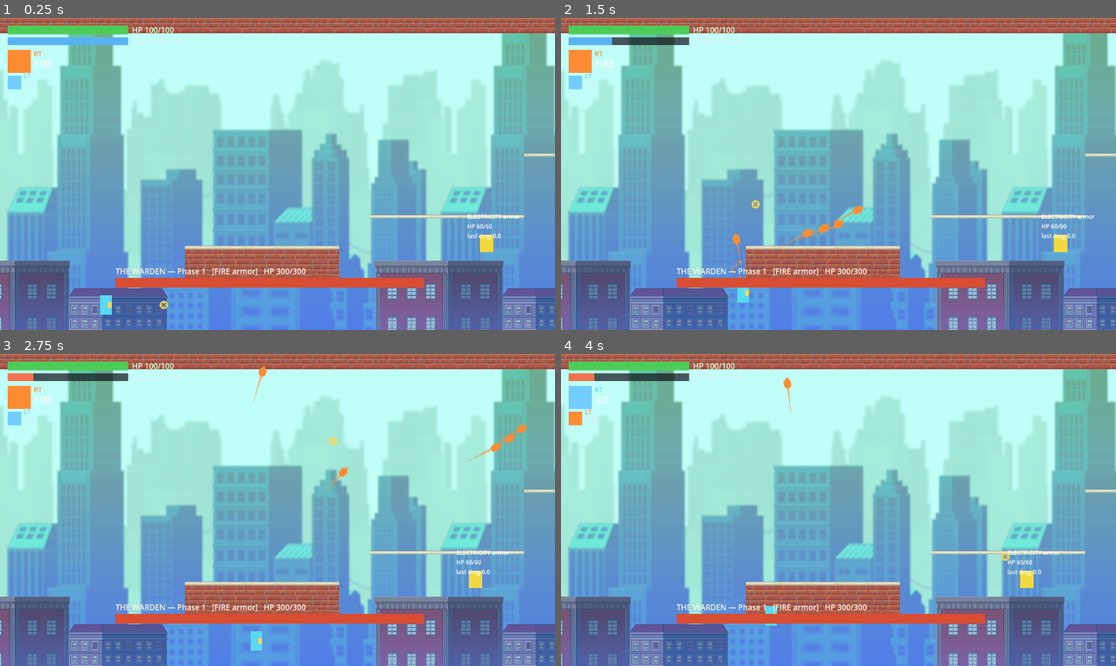
Above: before the commit, frames 1-4 (two rows, left to right).
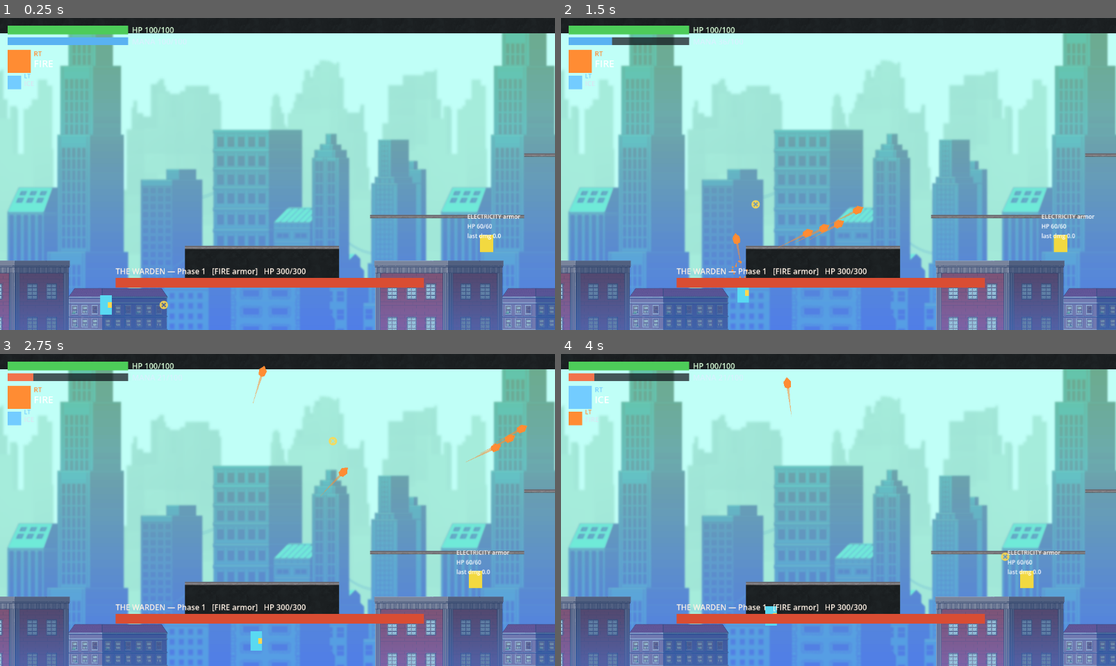
Above: after the commit, the same moments.

Repository: lordiwa/mageRage
Game: Godot game, scene res://levels/sector_02.tscn
The game is run twice, just before and just after one commit, with the same random seed, the same clock (stepped at 60 frames per second) and the same inputs.
Inputs (mouse positions are in pixels of both pictures, inside the frame that each line leads up to):
- Up to frame 1 (0.25 s): no input
- Up to frame 2 (1.5 s): tap Enter at 0.5 s; move the mouse to (960, 158) at 0.52 s; hold D (move_right) 0.53-1.25 s; hold E (cast_primary) 0.53-1.25 s; click (960, 158) at 0.67 s; tap Space (jump) at 0.77 s; drag from (727, 189) to (810, 233) at 1.27 s
- Up to frame 3 (2.75 s): move the mouse to (333, 441) at 2.02 s; hold D (move_right) from 2.03 s (still down); tap Shift (dash) at 2.1 s
- Up to frame 4 (4 s): release D (move_right) at 2.75 s; drag from (810, 572) to (1060, 444) at 2.77 s; move the mouse to (1005, 556) at 3.52 s; hold A (move_left) from 3.53 s (still down); tap 2 (element_2) at 3.6 s; tap Space (jump) at 3.77 s

The runs differ from the first frame. In frame 1, 7.5% of the frame differs, in the area x 0-100%, y 0-84%; in frame 2, 7.5%; in frame 3, 7.5%; in frame 4, 7.5%.

Commit message:
fix(TASK-046): grey/slate solid tiles + plain ceiling slab
Follow-up to the solid-floor fix per review: (A) swap the walkable-surface skin
from the saturated red brick to the COOLER severe-industrial GREY/SLATE set, and
(B) confirm the ceiling underside reads as a plain solid slab (no upward cap).

Re-point the tileset sources to grey/slate (dropping the now-unused red tiles):
  source 0 = Tile_30 (solid dark-slate fill -> body/interior/wall AND the ceiling
             underside slab, so no cap lip points upward)
  source 1 = Tile_27 (solid grey-capped slate -> walkable TOP surface)
  source 2/3 = Tile_88/Tile_85 (see-through grate accents, retained)
Both grey tiles are full-bleed opaque; filtering stays ON. The ceiling rows
already use the FILL source, so re-pointing it to the solid slate slab makes the
underside a clean slab with no up-pointing cap (the old apparent cap was the grate
art). CREDITS.md updated to the grey pair.

Tests: updated the structural tests to the new textures and added a ceiling test
asserting the underside uses no grate AND no cap tile (plain slab). No collision/
physics assertions. sector_02.tscn + sector_02_tiles.tscn (tile_map_data) and all
StaticBody2D collision (corridor -288/+328, the 98px boss gap) are byte-identical
and untouched. Verified by fresh GL renders (grey floor reads solid under the hero,
ceiling a clean slab) and the full GUT suite (649 tests, all passing, run 2x).

Co-Authored-By: Claude Opus 4.8 (1M context) <noreply@anthropic.com>

Diff:
--- a/assets/tilesets/city/city_tileset.tres
+++ b/assets/tilesets/city/city_tileset.tres
@@ -7,21 +7,23 @@
 ; TASK-046 root-cause fix: the floor previously skinned every surface with the two
 ; SEE-THROUGH grate tiles, so the dark parallax showed through the holes and the
 ; floor never read as solid ground (the hero looked like it stood in mid-air). The
-; walkable surfaces are now skinned with SOLID OPAQUE City tiles; the grates are
-; retained only as optional accent/detail sources.
+; walkable surfaces are now skinned with SOLID OPAQUE severe-industrial GREY/SLATE
+; tiles (matching the lore's grey/teal tone); the grates are retained only as
+; optional accent/detail sources.
 ;
 ; Atlas source map (Franco Giachetti / Simirk "City / Industrial Platform Tileset"):
-;   source 0 = Tile_5  (SOLID red-brick fill — body/interior/wall/ceiling)
-;   source 1 = Tile_2  (SOLID teal-capped brick — walkable TOP surface of
-;                       floor / ledges / boss step; the bright sage cap reads as
-;                       the ground edge the hero stands ON, fully opaque)
+;   source 0 = Tile_30 (SOLID dark-slate fill — body/interior/wall, and the ceiling
+;                       underside slab so no cap lip points upward)
+;   source 1 = Tile_27 (SOLID grey-capped slate — walkable TOP surface of
+;                       floor / ledges / boss step; the lighter grey cap band reads
+;                       as the ground edge the hero stands ON, full-bleed opaque)
 ;   source 2 = Tile_88 (grate accent — X-brace grate body, see-through; detail only)
 ;   source 3 = Tile_85 (grate accent — rail-capped grate, see-through; detail only)
 ; Native tile is 128x128; the TileMapLayer is scaled 0.5 so each cell = 64 world px.
 ; Texture filtering stays ON (painterly HD art, not pixel art).
 
-[ext_resource type="Texture2D" uid="uid://dx1yrrqoefnw2" path="res://assets/tilesets/city/Tile_5.png" id="1_fill"]
-[ext_resource type="Texture2D" uid="uid://bsbf6xvf1h78i" path="res://assets/tilesets/city/Tile_2.png" id="2_cap"]
+[ext_resource type="Texture2D" uid="uid://dw2fi1c7u5vfc" path="res://assets/tilesets/city/Tile_30.png" id="1_fill"]
+[ext_resource type="Texture2D" uid="uid://bxq6ukvkw3d15" path="res://assets/tilesets/city/Tile_27.png" id="2_cap"]
 [ext_resource type="Texture2D" uid="uid://d3c5m7ndhd3dd" path="res://assets/tilesets/city/Tile_88.png" id="3_grate_body"]
 [ext_resource type="Texture2D" uid="uid://bv0vdfgs44gkv" path="res://assets/tilesets/city/Tile_85.png" id="4_grate_cap"]
 
--- a/test/test_sector_02.gd
+++ b/test/test_sector_02.gd
@@ -270,9 +270,16 @@
 ## The grate tiles that caused the bug — any source backed by one of these is the
 ## see-through art that must NOT skin the walkable floor surface.
 const _GRATE_TEXTURES := ["Tile_88.png", "Tile_85.png"]
+## The CAP texture (the grey-capped slate whose lighter lip reads as a TOP edge). It
+## belongs on UP-facing walkable surfaces only — never on the ceiling underside, where
+## an up-pointing cap lip overhead looks wrong; the ceiling uses the plain FILL slab.
+const _CAP_TEXTURE := "Tile_27.png"
 ## The walkable floor TOP row in CityTiles cell space (scale 0.5 → world_y=320, the
 ## cap row sitting at the collision floor top y=+328). Sampled across the corridor.
 const _FLOOR_TOP_CELL_Y := 5
+## The ceiling slab rows in CityTiles cell space (world_y=-320 / -384, above the play
+## area). The underside must read as a plain solid slab — fill, not an upward cap.
+const _CEILING_CELL_YS := [-5, -6]
 
 
 ## The basename of the Texture2D backing a TileMapLayer cell's atlas source, or "".
@@ -326,6 +333,36 @@
 	assert_eq(grate_cells, 0,
 		"no floor-top cell uses a see-through grate tile (%d/%d still grate)"
 		% [grate_cells, floor_top_cells.size()])
+
+
+func test_ceiling_underside_is_a_plain_solid_slab_not_an_upward_cap() -> void:
+	# The ceiling underside must read as a plain SOLID slab overhead: no see-through
+	# grate (the original bug) AND no up-pointing CAP lip (the cap belongs on walkable
+	# floor/ledge TOPS, not the ceiling). So every painted ceiling cell uses a solid,
+	# non-grate, non-cap tile (the plain fill slab).
+	var level: Node2D = await _make_sector()
+	var tiles := level.get_node_or_null("Environment/CityTiles") as TileMapLayer
+	assert_not_null(tiles, "the CityTiles TileMapLayer resolves")
+	var ceiling_cells: Array = []
+	for c in tiles.get_used_cells():
+		if c.y in _CEILING_CELL_YS:
+			ceiling_cells.append(c)
+	assert_gt(ceiling_cells.size(), 0,
+		"the ceiling slab rows (cell y in %s) are painted" % str(_CEILING_CELL_YS))
+	var grate_cells := 0
+	var cap_cells := 0
+	for c in ceiling_cells:
+		var tex := _cell_texture_name(tiles, c)
+		if tex in _GRATE_TEXTURES:
+			grate_cells += 1
+		if tex == _CAP_TEXTURE:
+			cap_cells += 1
+	assert_eq(grate_cells, 0,
+		"no ceiling cell uses a see-through grate tile (%d/%d still grate)"
+		% [grate_cells, ceiling_cells.size()])
+	assert_eq(cap_cells, 0,
+		"no ceiling cell uses the up-pointing CAP tile — the underside is a plain slab "
+		+ "(%d/%d use the cap)" % [cap_cells, ceiling_cells.size()])
 
 
 # ============================================================================
Binary file removed: assets/tilesets/city/Tile_2.png
Binary file added: assets/tilesets/city/Tile_27.png
Not shown, changed: assets/tilesets/city/Tile_27.png.import
Binary file added: assets/tilesets/city/Tile_30.png
Not shown, changed: assets/tilesets/city/Tile_30.png.import
Binary file removed: assets/tilesets/city/Tile_5.png
Not shown, changed: assets/CREDITS.md
